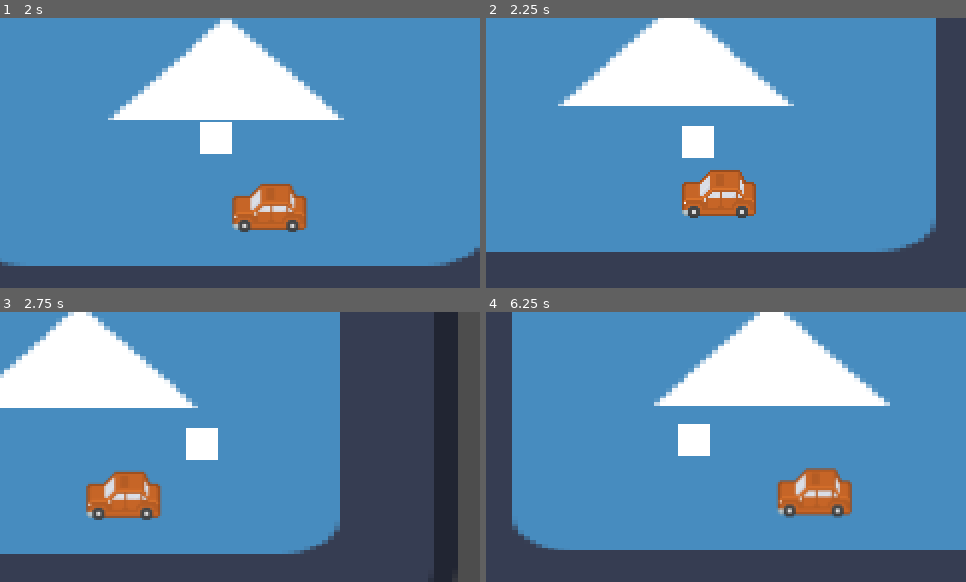
Above: before the commit, frames 1-4 (two rows, left to right).
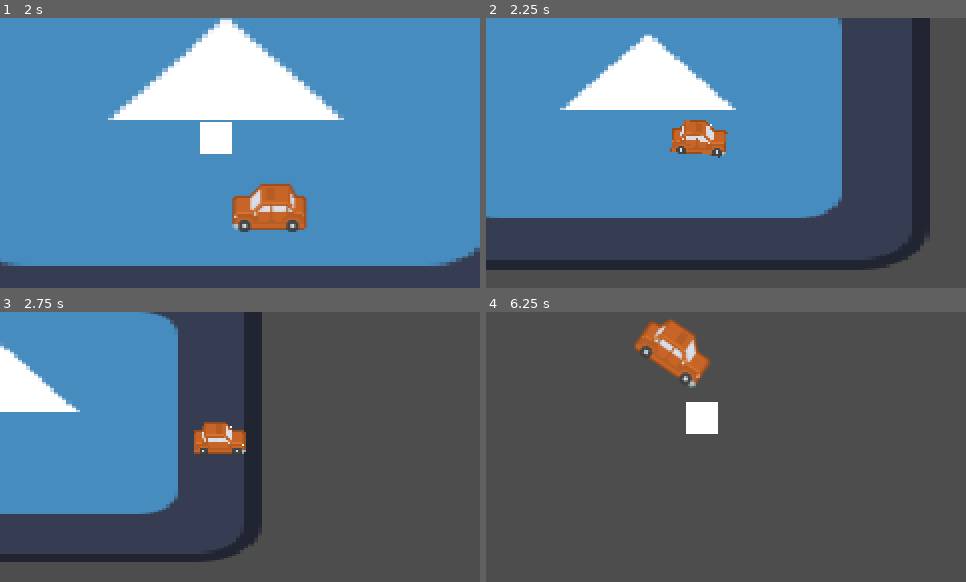
Above: after the commit, the same moments.

Repository: sjerpsthomas/groove-theft-auto
Game: Godot game, scene res://world/world.tscn
Two runs of this game, one before a commit and one after it. Both use one fixed random seed, a clock stepped at 60 frames per second and the inputs below. The engine's default icon, where the game draws it, is replaced by a stand-in: a white triangle on a blue panel in a dark square.
Inputs:
- Up to frame 1 (2 s): tap Enter (player_mount) at 0.5, 1.35 s; hold D (player_right) 0.53-1.28 s; hold Enter (player_mount) 0.53-1.28 s; hold S (player_down) from 1.28 s (still down)
- Up to frame 2 (2.25 s): release S (player_down) at 2.03 s; hold D (player_right) from 2.03 s (still down); hold Enter (player_mount) from 2.03 s (still down)
- Up to frame 3 (2.75 s): keep holding D (player_right); keep holding Enter (player_mount)
- Up to frame 4 (6.25 s): release D (player_right) at 2.78 s; release Enter (player_mount) at 2.78 s; hold W (player_up) 2.78-3.53 s; tap Enter (player_mount) at 2.85, 4.35, 5.85 s; hold Enter (player_mount) 3.53-4.28 s; hold A (player_left) 3.53-5.03 s; hold S (player_down) 5.03-5.78 s; hold Enter (player_mount) 5.03-5.78 s; hold D (player_right) from 5.78 s (still down)

Frame 1 is identical in both runs. In frame 2, 39% of the frame differs, in the area x 0-94%, y 0-94%; in frame 3, 52%; in frame 4, 83%, in the area x 5-100%, y 0-89%.

Commit message:
kleng

Diff:
--- a/car/car.gd
+++ b/car/car.gd
@@ -1,12 +1,21 @@
 class_name Car
-extends Node2D
+extends CharacterBody2D
 
 @onready var cars := get_parent()
 @onready var world := cars.get_parent()
 
-var active := true
+var active := true:
+	set(new_active):
+		active = new_active
+		$Shape.disabled = not active
 
 var rot := 0.0
+
+
+func _physics_process(delta: float) -> void:
+	print(velocity)
+	velocity /= 1.3
+	move_and_slide()
 
 
 func _on_area_2d_body_entered(body: Node2D) -> void:
--- a/car/car.tscn
+++ b/car/car.tscn
@@ -6,10 +6,13 @@
 [ext_resource type="Texture2D" uid="uid://dgypnpq3xindk" path="res://car/car_up.png" id="4_y207h"]
 [ext_resource type="Texture2D" uid="uid://725jibgtp8wu" path="res://car/car_down.png" id="5_2h36a"]
 
+[sub_resource type="CircleShape2D" id="CircleShape2D_yofud"]
+radius = 15.0
+
 [sub_resource type="CircleShape2D" id="CircleShape2D_crdq1"]
-radius = 27.4591
+radius = 32.0
 
-[node name="Car" type="Node2D"]
+[node name="Car" type="CharacterBody2D"]
 script = ExtResource("1_5pxua")
 
 [node name="Sprite" type="Node2D" parent="."]
@@ -29,6 +32,9 @@
 visible = false
 texture = ExtResource("4_y207h")
 
+[node name="Shape" type="CollisionShape2D" parent="."]
+shape = SubResource("CircleShape2D_yofud")
+
 [node name="Area2D" type="Area2D" parent="."]
 
 [node name="CollisionShape2D" type="CollisionShape2D" parent="Area2D"]
--- a/player/player.gd
+++ b/player/player.gd
@@ -20,7 +20,13 @@
 	velocity += Vector2(h, v).normalized() * speed
 	velocity /= 1.4
 
-	move_and_slide()
+	var collision := move_and_collide(velocity * delta)
+	if collision:
+		var collision_car := collision.get_collider() as Car
+		if collision_car:
+			var dir := (collision_car.global_position - global_position).normalized()
+			collision_car.velocity += dir * 100
+			collision_car.update_sprite(dir.angle())
 
 	if mounted_car != null:
 		if velocity.length() > 0:
--- a/player/player.tscn
+++ b/player/player.tscn
@@ -3,14 +3,14 @@
 [ext_resource type="Script" path="res://player/player.gd" id="1_kdmq2"]
 [ext_resource type="Texture2D" uid="uid://dg3n7i50sc1fo" path="res://player/spr_player.png" id="1_kid67"]
 
-[sub_resource type="RectangleShape2D" id="RectangleShape2D_aaj7l"]
-size = Vector2(16, 16)
+[sub_resource type="CircleShape2D" id="CircleShape2D_nxqn3"]
+radius = 15.0
 
 [node name="Player" type="CharacterBody2D"]
 script = ExtResource("1_kdmq2")
 
 [node name="Shape" type="CollisionShape2D" parent="."]
-shape = SubResource("RectangleShape2D_aaj7l")
+shape = SubResource("CircleShape2D_nxqn3")
 
 [node name="Sprite" type="Sprite2D" parent="."]
 texture = ExtResource("1_kid67")
Not shown: 1 places in car/car.tscn that only renumber resources
